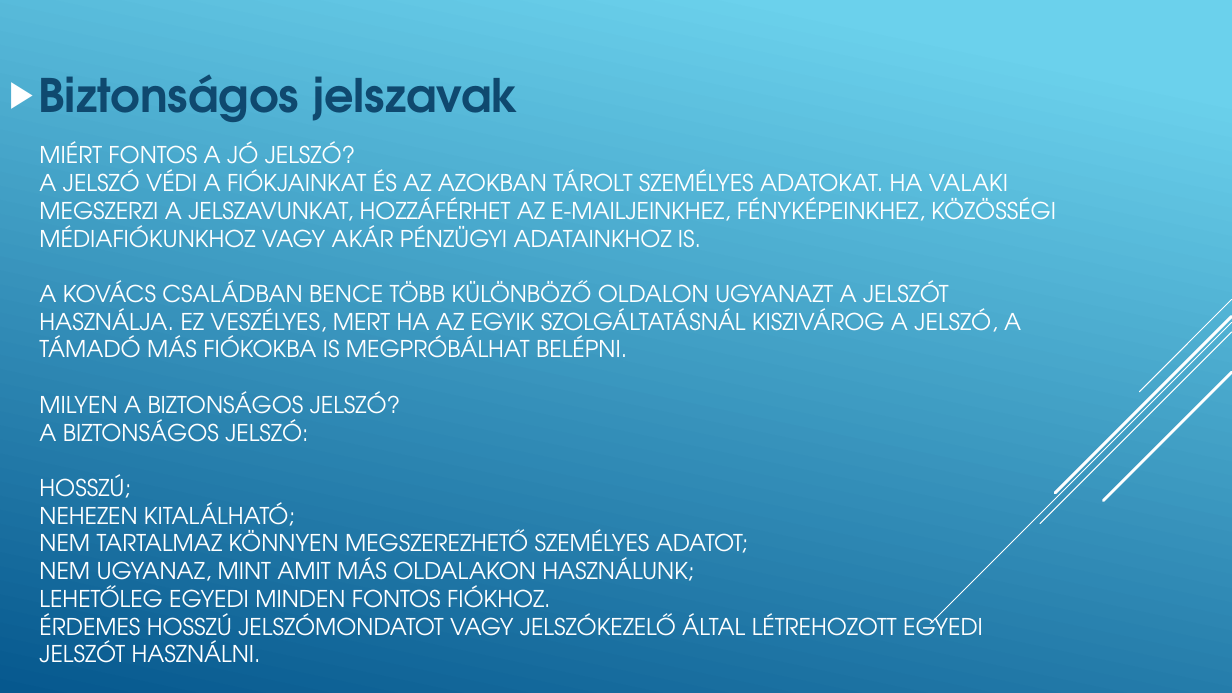
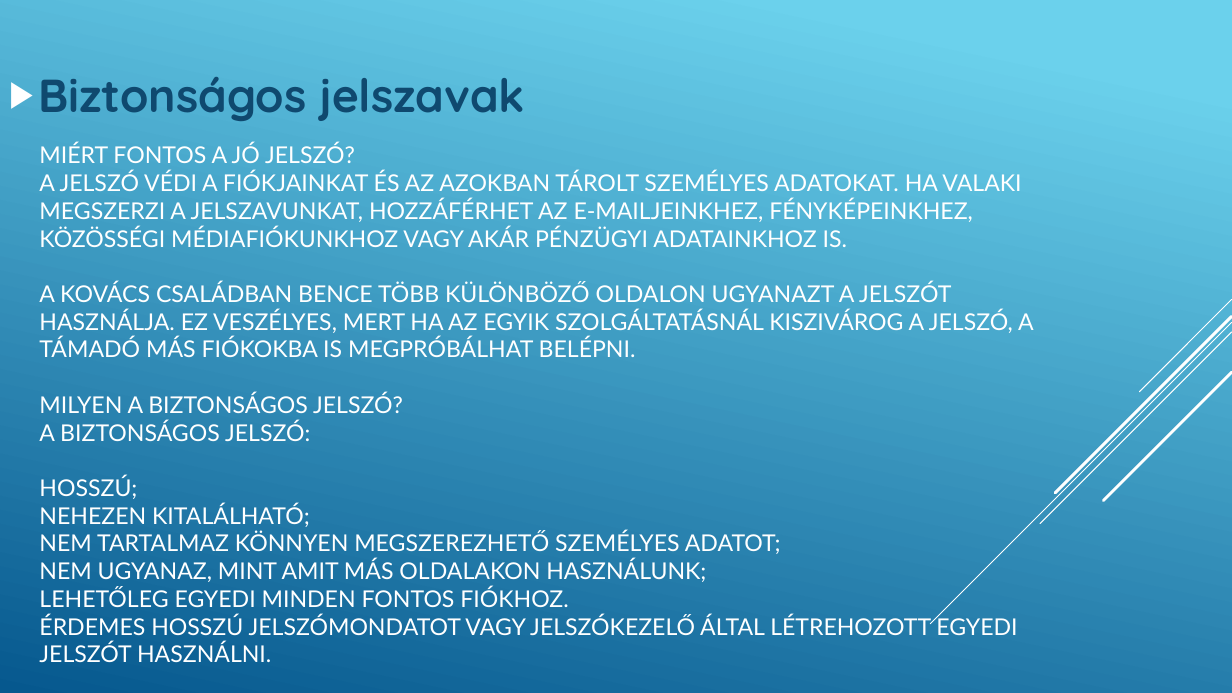
Before and after one commit to Kerozinus/26-27-Szoftver, a slide deck: slide 5 of IKT_SMH/11evfolyam_BiztonsagosCsalad/Biztonságos család az interneten.pptx. Drawn at 1232x693 pixels with LibreOffice and Linux fonts; fonts in the diff are those of the drawing. Boxes give left, top, right and bottom in pixels: in the first picture for what was removed or moved away, otherwise in the second. Text is boxed around its words. In the diff, an @@ line names an element or a change of style, - is before the commit and + after.

```diff
--- a/IKT_SMH/11evfolyam_BiztonsagosCsalad/Biztonságos család az interneten.pptx
+++ b/IKT_SMH/11evfolyam_BiztonsagosCsalad/Biztonságos család az interneten.pptx
@@ text "Biztonságos jelszavak" at [38, 77, 525, 121]: font TeX Gyre Adventor to Quicksand @@
@@ title "MIÉRT FONTOS A JÓ JELSZÓ? ..." at [39, 143, 1034, 662]: font TeX Gyre Adventor to Lato @@
```
Also in this commit, not shown: 13 other slides changed, 1 slide added, 1 other file.
